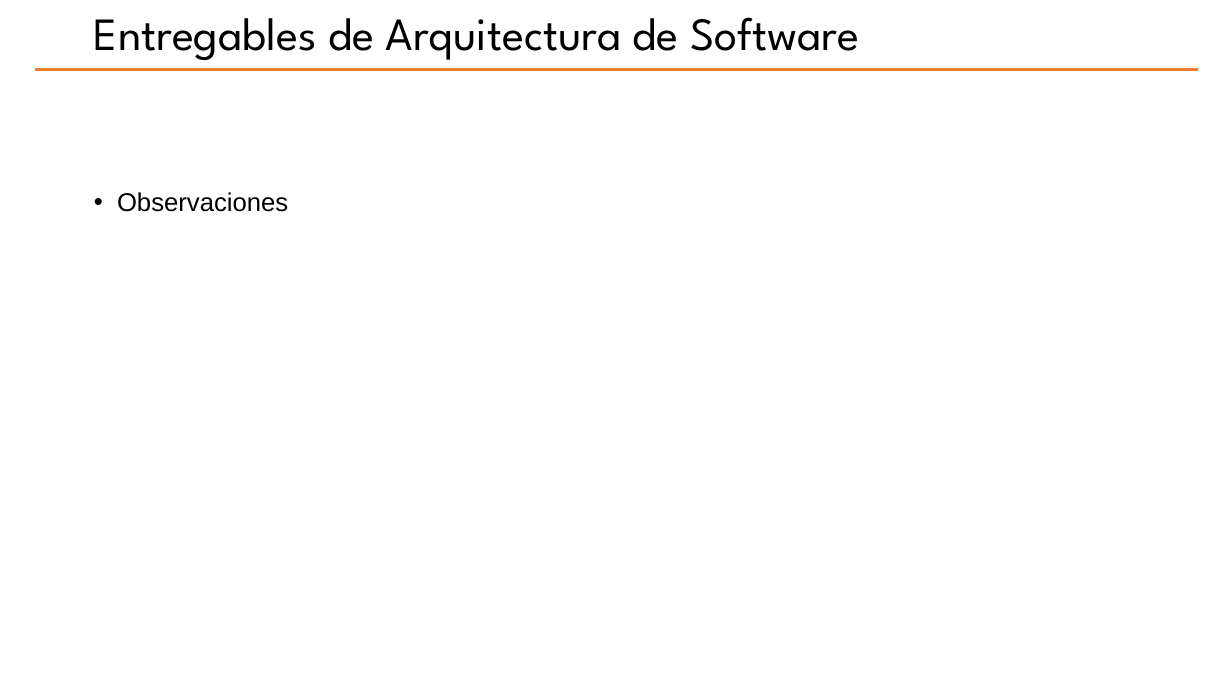
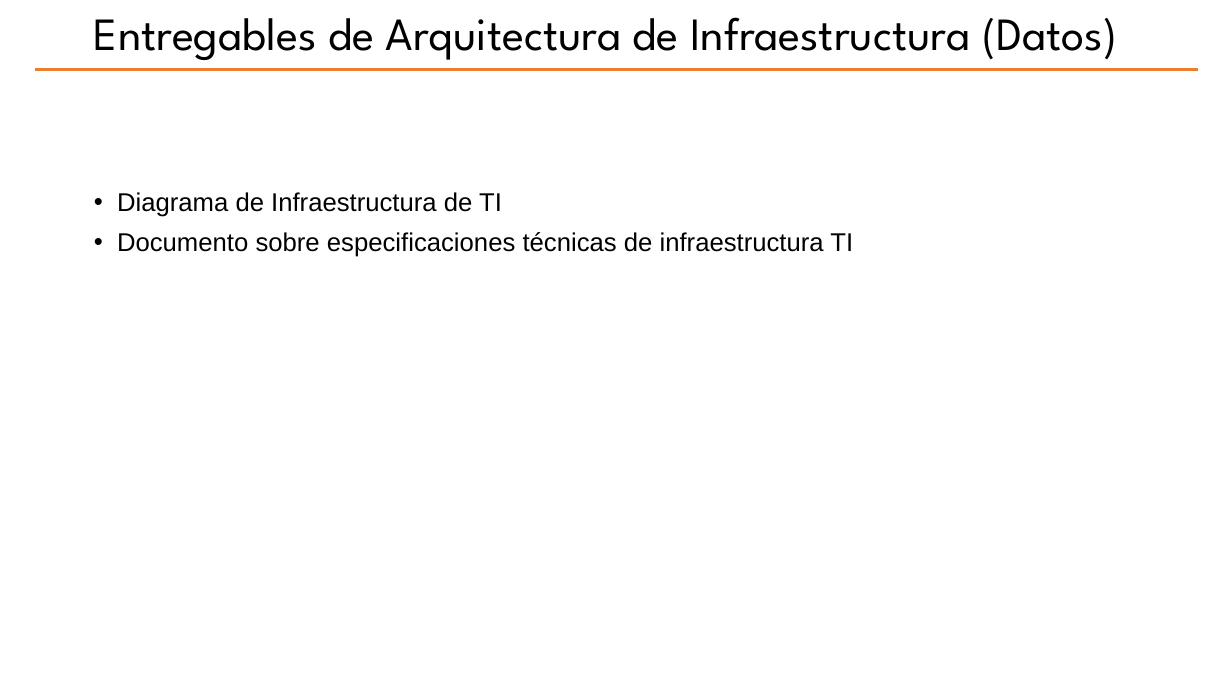
Before and after one commit to hwong23/pgn-078, a slide deck: slide 6 of content/pptxoutpt.pptx (slide 18 before the commit). Drawn at 1232x693 pixels with LibreOffice and Linux fonts; fonts in the diff are those of the drawing; background and template pictures are left out. Boxes give left, top, right and bottom in pixels: in the first picture for what was removed or moved away, otherwise in the second. Text is boxed around its words. In the diff, an @@ line names an element or a change of style, - is before the commit and + after.

```diff
--- a/content/pptxoutpt.pptx
+++ b/content/pptxoutpt.pptx
@@ title at [94, 17, 1117, 60]: text changed @@
-Entregables de Arquitectura de Software
+Entregables de Arquitectura de Infraestructura (Datos)
@@ text at [117, 192, 853, 257]: text changed @@
-• Observaciones
+• Diagrama de Infraestructura de TI
+• Documento sobre especificaciones técnicas de infraestructura TI
```
Also in this commit, not shown: 1 other slide changed, 3 slides added, 15 slides removed, 16 other files.
